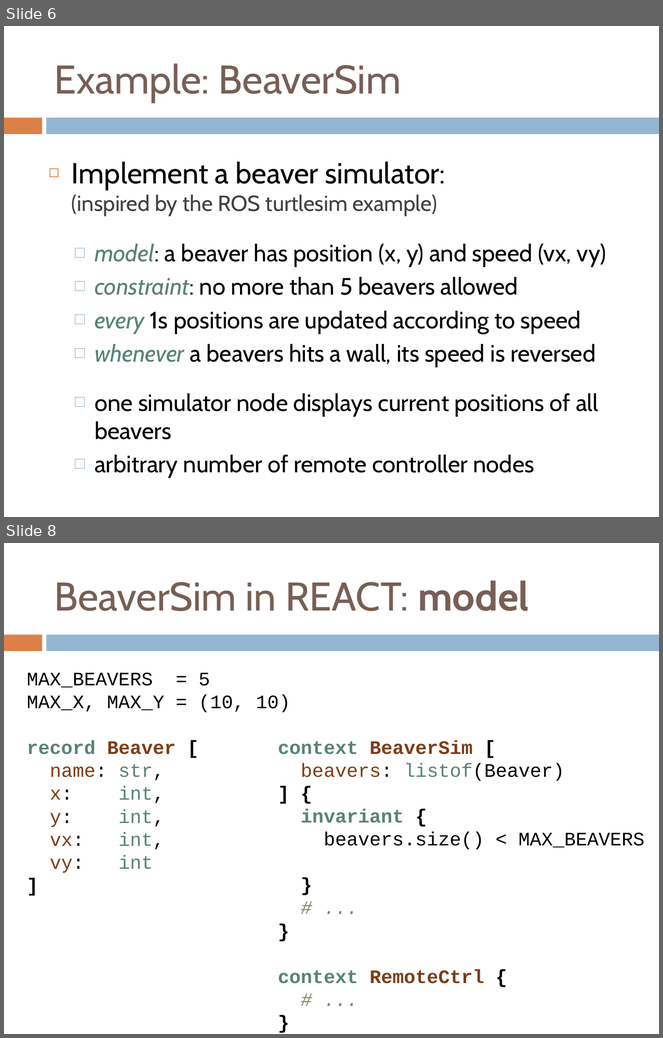
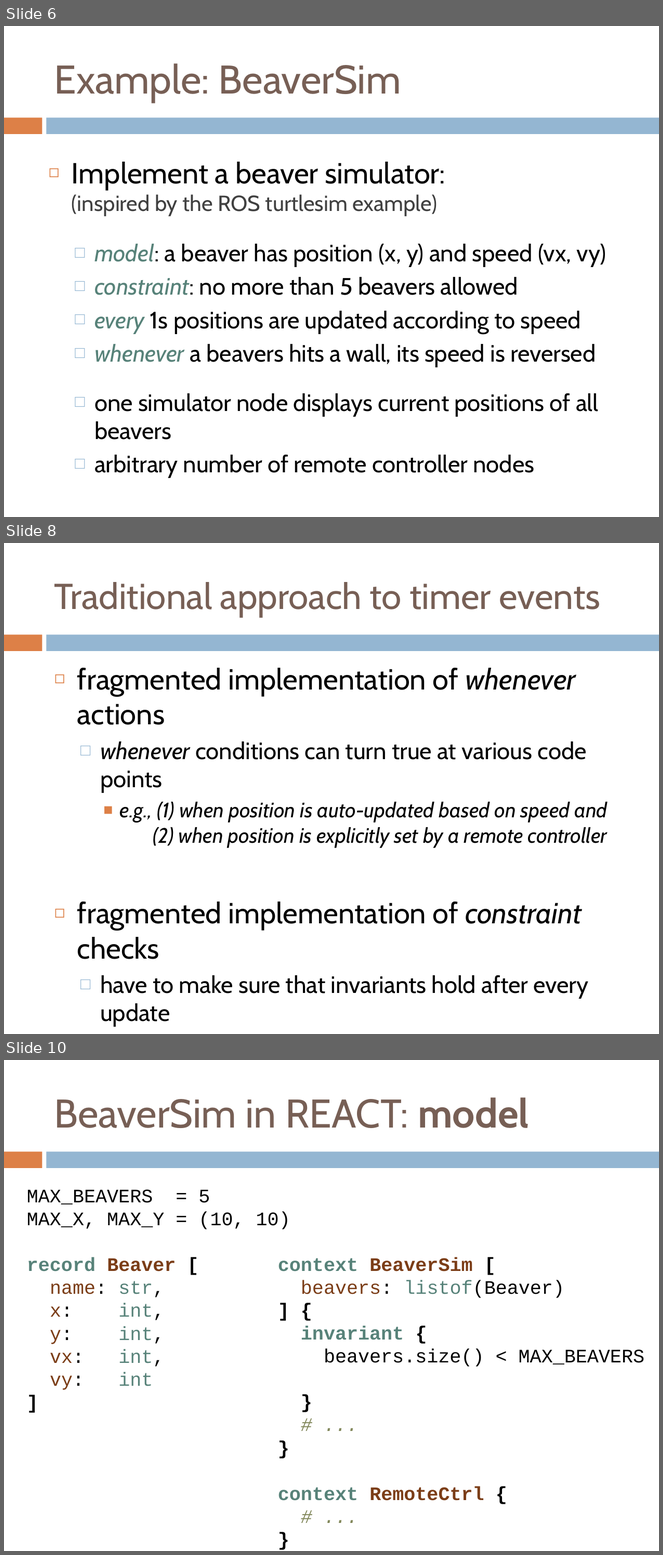
Before and after one commit to webguru412/React-Robots, a slide deck: talks/ppr-13-11-25.pptx. Shown one above the other, each under a label of ours: slides 6 and 8 before the commit, slides 6, 8 and 10 after it; the slides between them are not shown. The pictures are 663x1038 and 663x1555 pixels, drawn with LibreOffice and Linux fonts; fonts in the diff are those of the drawing. Boxes give left, top, right and bottom in pixels: in the first picture for what was removed or moved away, otherwise in the second. Text is boxed around its words. In the diff, an @@ line names an element or a change of style, - is before the commit and + after.

```diff
--- a/talks/ppr-13-11-25.pptx
+++ b/talks/ppr-13-11-25.pptx
@@ slide 8 added at [4, 543, 659, 1034], background #FFFFFF; not listed: 2 template elements that a slide beside it also shows @@
@@ title added at [54, 582, 600, 617], 39.6 pt, text #775F55 @@
+Traditional approach to timer events
@@ text added at [77, 668, 607, 1027], 23 pt, text #000000 @@
+◻ fragmented implementation of whenever actions
+  □ whenever conditions can turn true at various code points
+    ■ e.g., (1) when position is auto-updated based on speed and
+      (2) when position is explicitly set by a remote controller
+◻ fragmented implementation of constraint checks
+  □ have to make sure that invariants hold after every update
@@ what was slide 8 is now slide 10 @@
```
Also in this commit, not shown: 7 slides changed, 4 other slides added, 2 slides removed, 3 other files.
